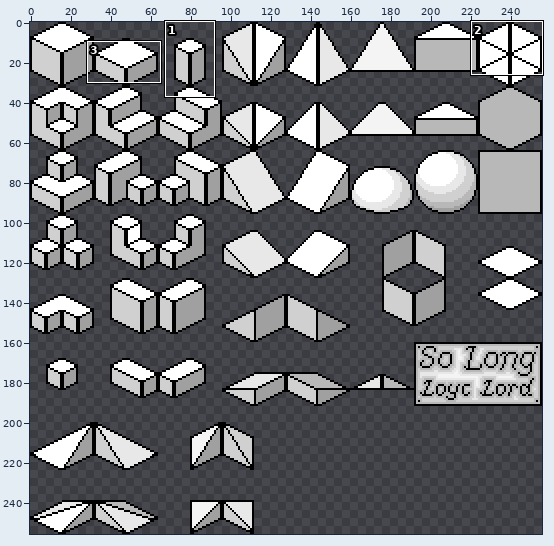
Sprite sheet: Cubes.png. The first picture is a wide view before the edit; the outline marks the close-up.
Close-up. Before the commit:
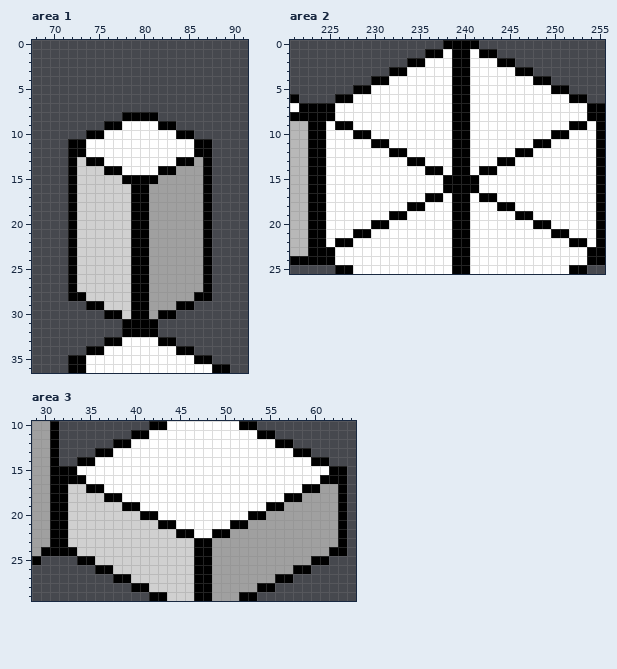
The file is 256x256 pixels. Shown: area 1: x 68..91, y 0..36; area 2: x 221..255, y 0..25; area 3: x 29..64, y 10..29. The commit also changed other parts of the picture, which this record leaves out.
New version:
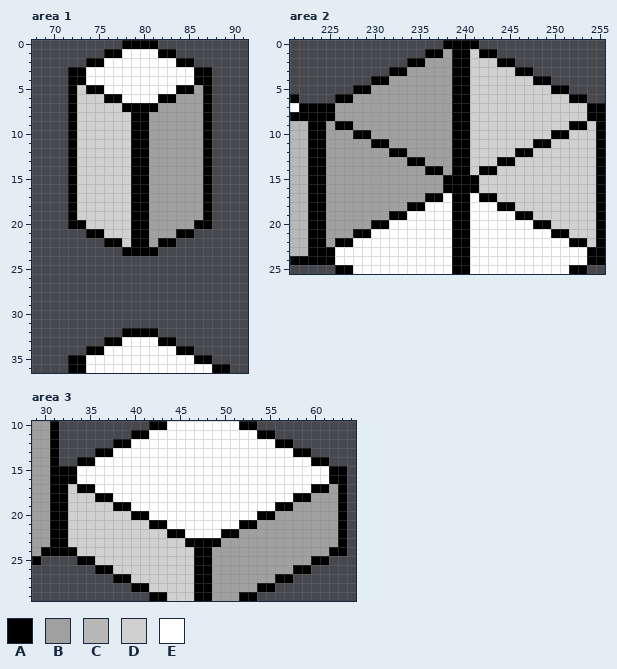
Palette (. is transparent): A #000000  B #a0a0a0  C #b8b8b8  D #d0d0d0  E #ffffff
The edit:
Changed rows in their new state; - is an unchanged pixel.
Area 1:
first column x 72:
 0 ------AAAA------
 1 ----AAEEEEAA----
 2 --AAEEEEEEEEAA--
 3 AAEEEEEEEEEEEEAA
 4 AAEEEEEEEEEEEEAA
 5 ADAAEEEEEEEEAABA
 6 ADDDAAEEEEAABBBA
 7 ADDDDDAAAABBBBBA
 8 ADDDDDD--BBBBBBA
 9 ADDDDDDAABBBBBBA
10 ADDDDDDAABBBBBBA
11 -DDDDDDAABBBBBB-
12 -DDDDDDAABBBBBB-
13 --DDDDDAABBBBB--
14 ----DDDAABBB----
15 ------D--B------
first column x 72:
20 -A------------A-
21 ..AA--------AA..
22 ....AA----AA....
23 ......A--A......
24 ................
25 ................
26 ................
27 ................
28 ................
29 --............--
30 ----........----
31 ------....------
Area 2:
first column x 225:
 1 -------------B--D-------------
 2 -----------BBB--DDD-----------
 3 ---------BBBBB--DDDDD---------
 4 -------BBBBBBB--DDDDDDD-------
 5 -----BBBBBBBBB--DDDDDDDDD-----
 6 ---BBBBBBBBBBB--DDDDDDDDDDD---
 7 -BBBBBBBBBBBBB--DDDDDDDDDDDDD-
 8 -BBBBBBBBBBBBB--DDDDDDDDDDDDD-
 9 B--BBBBBBBBBBB--DDDDDDDDDDD--D
10 BBB--BBBBBBBBB--DDDDDDDDD--DDD
11 BBBBB--BBBBBBB--DDDDDDD--DDDDD
12 BBBBBBB--BBBBB--DDDDD--DDDDDDD
13 BBBBBBBBB--BBB--DDD--DDDDDDDDD
14 BBBBBBBBBBB--B--D--DDDDDDDDDDD
15 BBBBBBBBBBBBB----DDDDDDDDDDDDD
16 BBBBBBBBBBBBB----DDDDDDDDDDDDD
17 BBBBBBBBBBB--------DDDDDDDDDDD
18 BBBBBBBBB------------DDDDDDDDD
19 BBBBBBB----------------DDDDDDD
20 BBBBB--------------------DDDDD
21 BBB------------------------DDD
22 B----------------------------D
Area 3:
first column x 34:
16 E--------------------------E
17 A-E----------------------E-A
18 --A-E------------------E-A--
19 ----A-E--------------E-A----
20 ------A-E----------E-A------
21 --------A-E------E-A--------
22 ----------A-E--E-A----------
23 ------------A--A------------
Pixel boxes of the changes (left, top, right, bottom) in both close-ups:
changed: (68, 40, 212, 184)
changed: (68, 220, 212, 328)
changed: (326, 49, 596, 247)
changed: (77, 475, 329, 547)
